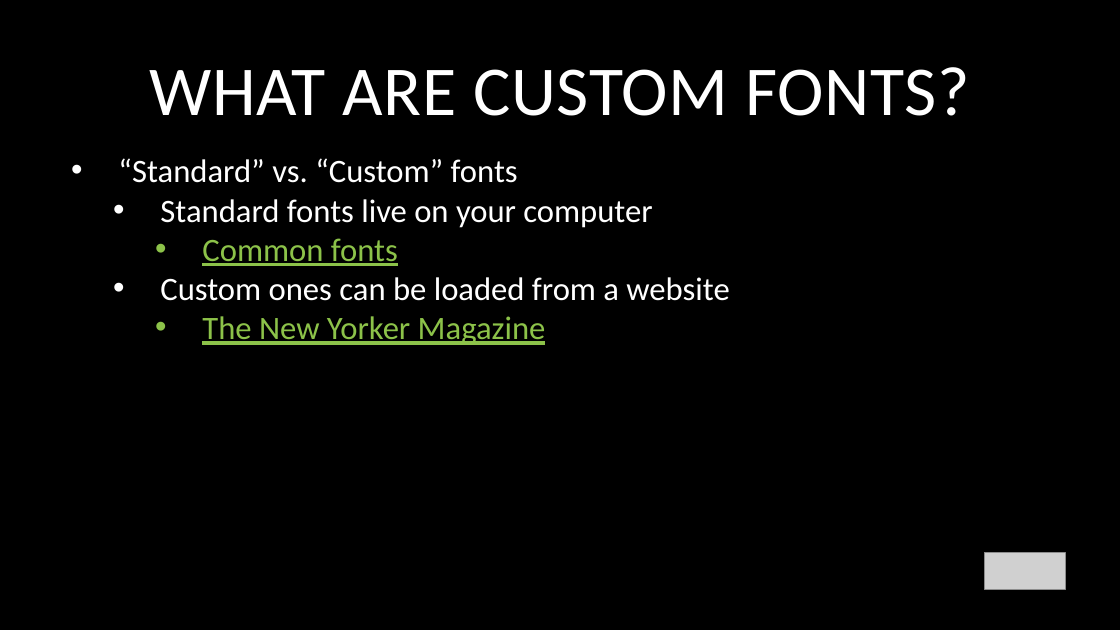
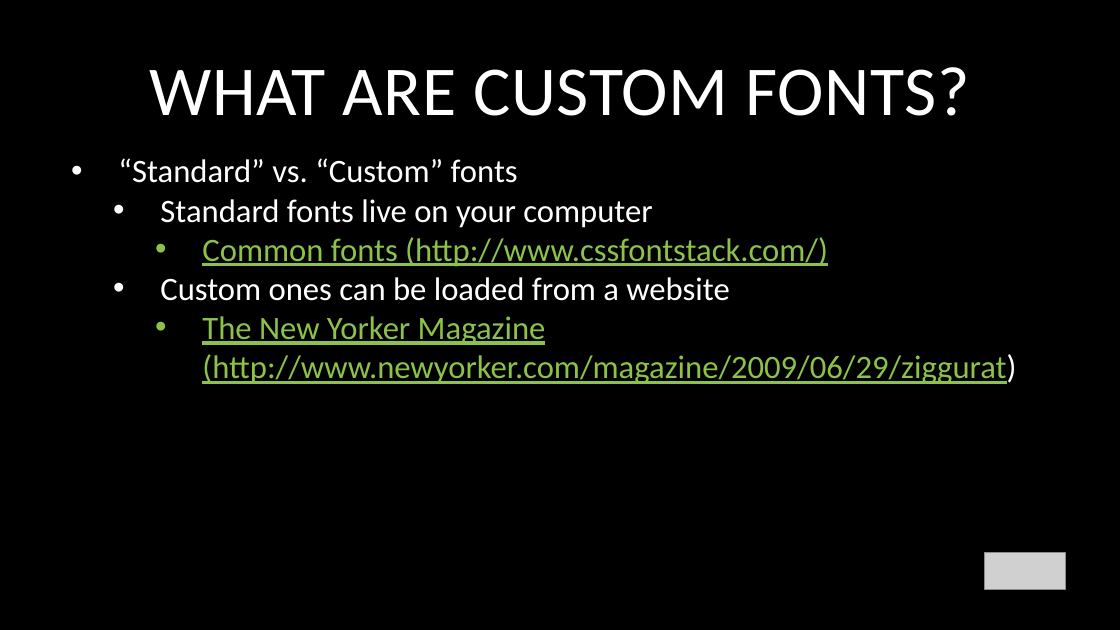
Before and after one commit to glenelkins/front-end-workshop, a slide deck: slide 5 of FEWorkshop-Week3.pptx. Drawn at 1120x630 pixels with LibreOffice and Linux fonts; fonts in the diff are those of the drawing; grey boxes stand for pictures. Boxes give left, top, right and bottom in pixels: in the first picture for what was removed or moved away, otherwise in the second. Text is boxed around its words. In the diff, an @@ line names an element or a change of style, - is before the commit and + after.

```diff
--- a/FEWorkshop-Week3.pptx
+++ b/FEWorkshop-Week3.pptx
@@ text at (x1=202, y1=237, x2=828, y2=267): text changed @@
-    • Common fonts
+    • Common fonts (http://www.cssfontstack.com/)
@@ text at (x1=202, y1=316, x2=1016, y2=384): text changed @@
-    • The New Yorker Magazine
+    • The New Yorker Magazine (http://www.newyorker.com/magazine/2009/06/29/ziggurat)
```
Also in this commit, not shown: 3 other slides changed, 1 slide removed, 1 other file.
